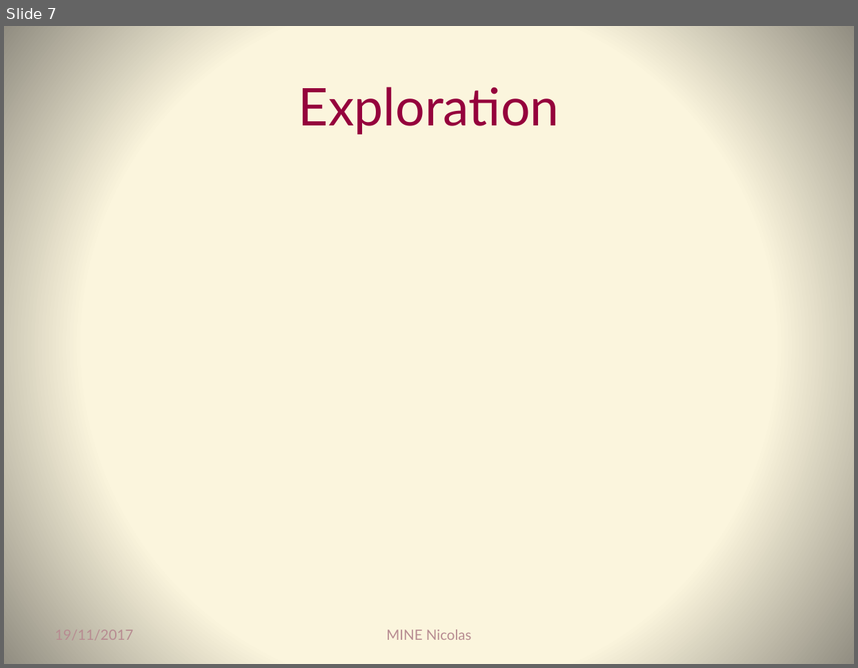
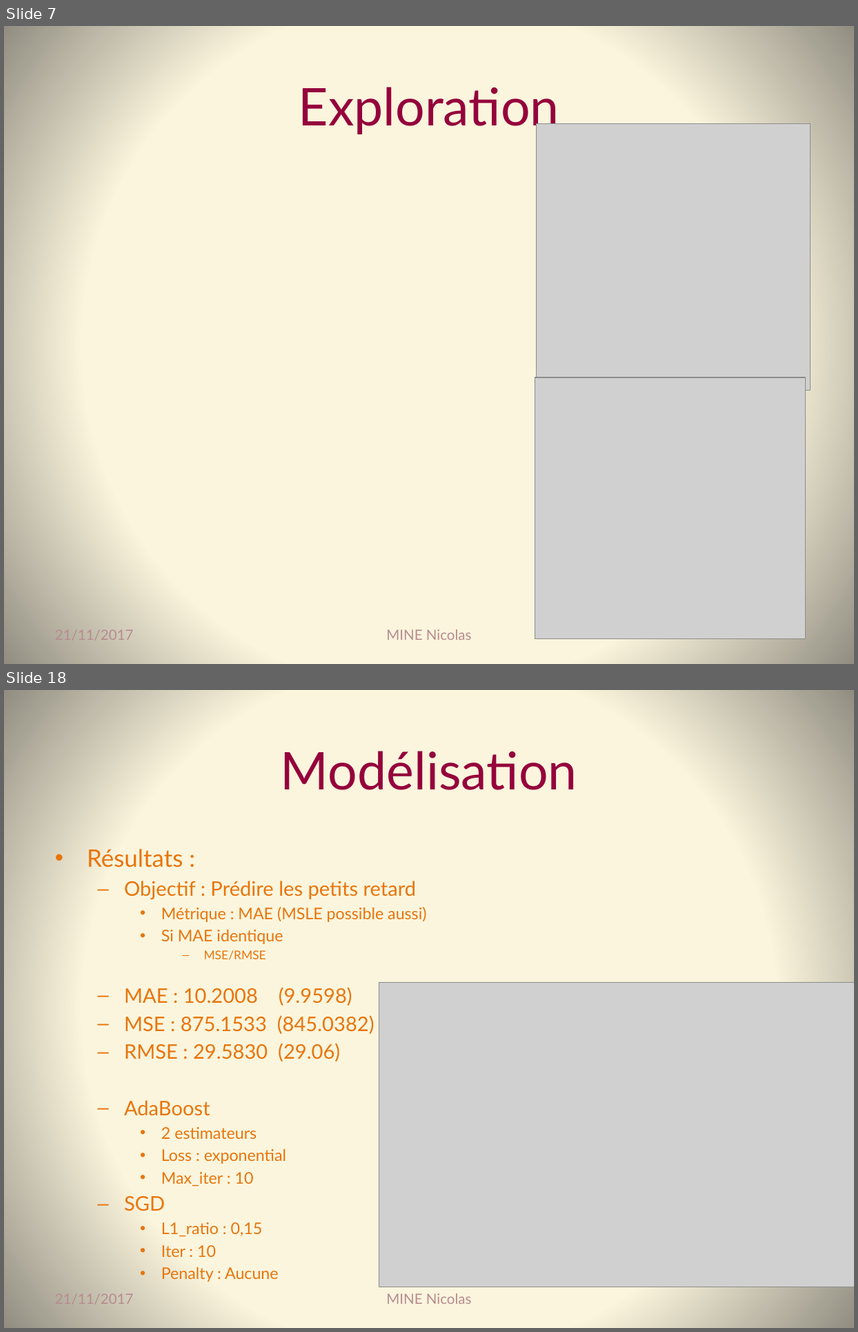
Before and after one commit to Coni63/OC_DS, a slide deck: Projet 4 - retard avion/Presentation-projet_4.pptx. Shown one above the other, each under a label of ours: slide 7 before the commit, slides 7 and 18 after it; the slides between them are not shown. The pictures are 858x668 and 858x1332 pixels, drawn with LibreOffice and Linux fonts; fonts in the diff are those of the drawing; grey boxes stand for pictures. Boxes give left, top, right and bottom in pixels: in the first picture for what was removed or moved away, otherwise in the second. Text is boxed around its words. In the diff, an @@ line names an element or a change of style, - is before the commit and + after.

```diff
--- a/Projet 4 - retard avion/Presentation-projet_4.pptx
+++ b/Projet 4 - retard avion/Presentation-projet_4.pptx
@@ slide 18 added at <box>4,690,854,1328</box>, background gradient #FCF7DD to #918E81 @@
@@ title added at <box>281,751,577,790</box>, 44 pt, text #95023C @@
+Modélisation
@@ text added at <box>87,849,426,1256</box>, 13.6 pt, text #E8750C @@
+• Résultats :
+  – Objectif : Prédire les petits retard
+    • Métrique : MAE (MSLE possible aussi)
+    • Si MAE identique
+      – MSE/RMSE
+  – MAE : 10.2008 (9.9598)
+  – MSE : 875.1533 (845.0382)
+  – RMSE : 29.5830 (29.06)
+  – AdaBoost
+    • 2 estimateurs
+    • Loss : exponential
+    • Max_iter : 10
+  – SGD
+    • L1_ratio : 0,15
+    • Iter : 10
+    • Penalty : Aucune
@@ picture added at <box>379,983,854,1287</box> @@
@@ text added at <box>55,1293,134,1303</box>, 12 pt, text #B78C92 @@
+21/11/2017
@@ text added at <box>386,1293,472,1303</box>, 12 pt, text #B78C92 @@
+MINE Nicolas
@@ slide 7 changed as well @@
@@ picture added at <box>536,124,810,390</box> @@
@@ picture added at <box>535,377,806,638</box> @@
@@ text at <box>55,629,134,639</box>: text changed @@
-19/11/2017
+21/11/2017
```
Also in this commit, not shown: 6 other slides changed, 12 other slides added, 3 other files.
